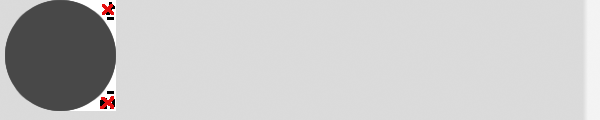
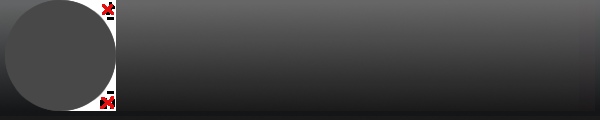
Before/after of a 600x120 layered artwork. What changed in the layer stack:
removed group "Layer Group #3" (2 layers) from group "Layer Group #1" over [0, 0, 600, 120]
removed layer "Layer #9" (was multiply) from group "Layer Group #3" over [0, 0, 600, 120]
removed layer "thomas' website" from group "Layer Group #3" over [583, 13, 591, 98]
removed layer "thomas' website #1" from group "Layer Group #1" over [583, 13, 591, 98]
